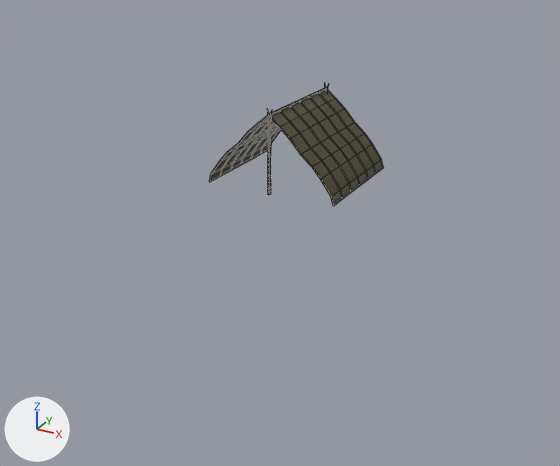
Renders of the FBX model Assets/Assets/FinalAssets/S_Tent_1.fbx from each side of a commit.
Camera for both pictures: a 50 mm camera at (8.72, -12.17, 6.74) aimed at (-0.15, 3.96, -1.33). Arrows for +X, +Y and +Z are at lower left; the lights stay in place. Mesh edges are drawn as thin lines.
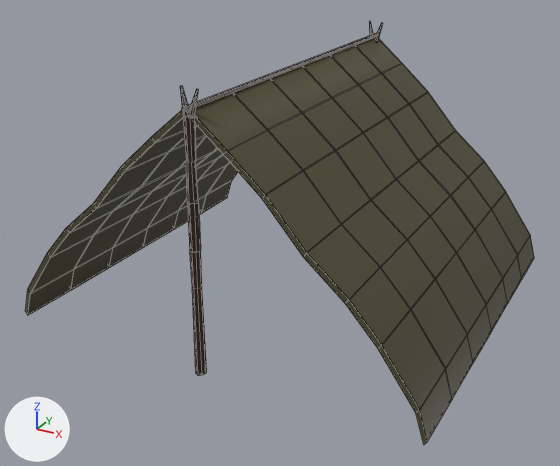
The newer file is also rescaled (x3.088), turned or shifted as a whole; pictures and numbers use the older file's frame.

Pixel boxes (x1, y1, x2, y2) of what changed, in the pictures (560 x 466 px; the box of a moved part takes in the faces that stretch with it):
'Cube.001', reshaped, moved, turned, rescaled: before (209, 83, 384, 206); after (25, 21, 534, 444)
part 1 of me_cube_008, moved or reshaped: before (267, 117, 271, 195); after (183, 116, 207, 376)
part 2 of me_cube_008, moved or reshaped (not visible before): after (187, 89, 198, 118)
part 3 of me_cube_008, moved or reshaped: before (268, 87, 327, 116); after (180, 86, 189, 116)
part 4 of me_cube_008, added: after (182, 34, 376, 112)
part 5 of me_cube_008, moved or reshaped (not visible before): after (375, 23, 382, 41)
part 6 of me_cube_008, moved or reshaped (not visible before): after (369, 21, 373, 36)
part 7 of me_cube_008, moved or reshaped (not visible afterwards): before (209, 116, 281, 182)
part 8 of me_cube_008, moved or reshaped (not visible afterwards): before (271, 89, 384, 206)
part 9 of me_cube_008, added (brown): after (194, 38, 534, 444)
part 10 of me_cube_008, added: after (25, 110, 238, 315)

Patch to the scene script:
```diff
--- a/Assets/Assets/FinalAssets/S_Tent_1.fbx.py
+++ b/Assets/Assets/FinalAssets/S_Tent_1.fbx.py
@@ me_cube_008 @@
 me_cube_008.from_pydata(...)  # 414 vertices, 452 faces; spans x -2.0..6.0, y -1.0..1.0, z -37.0..121.0
 # used by ob_cube_001; location = (-0.03, 4.74, 1.27); rotation_euler = (0.0, -0.785, 0.0), in degrees (0, -45, 0); scale = (-0.324, -1.55, -0.0173)
+# me_cube_008 part 1: the loose piece of 50 vertices spanning x -2.0..3.0, y 1.0, z -29.0..53.0 is scaled about its middle by (0.00222, -0.0951, -0.0234), then moved by (-39.0, -1.0, -12.0)
+# me_cube_008 part 2: the loose piece of 18 vertices spanning x -2.0..-1.0, y 1.0, z -32.0..-25.0 is scaled about its middle by (0, -0.000142, -0.033), then moved by (-36.0, -2.0, 29.0)
+# me_cube_008 part 3: the loose piece of 18 vertices spanning x -2.0, y -1.0..1.0, z -31.0..-29.0 is scaled about its middle by (-5.1, -0.409, 0.00176), then moved by (-37.0, 1.0, 30.0)
+# me_cube_008 part 4: a new loose piece, an 8-sided cylinder along x spanning x -39.43..38.69, y -0.64..0.26, z 0.68..0.72, in mat_material_002 (brown #321906)
+# me_cube_008 part 5: the loose piece of 18 vertices spanning x -2.0..-1.0, y -1.0, z -37.0..-27.0 is scaled about its middle by (0.00482, -5.18, -0.0194), then moved by (39.0, 0.0, 33.0)
+# me_cube_008 part 6: the loose piece of 18 vertices spanning x -2.0..-1.0, y -1.0, z -32.0..-25.0 is multiplied about its middle by the matrix ((0.04, 0.178, 0.004), (0.019, 0.0, -0.182), (-0.178, 0.041, -0.018)), then moved by (39.0, 1.0, 29.0)
+# me_cube_008 part 7: the loose piece of 112 vertices spanning x -2.0..6.0, y -1.0..1.0, z -34.0..-20.0 is multiplied about the mesh origin by the matrix ((0.0, 38.523, 0.0), (-5.705, 0.0, 0.304), (-0.22, 0.0, -0.012))
+# me_cube_008 part 8: the loose piece of 112 vertices spanning x -2.0..-1.0, y -1.0..1.0, z -29.0..121.0 is multiplied about the mesh origin by the matrix ((0.0, 38.523, 0.0), (-5.705, 0.0, 0.304), (-0.22, 0.0, -0.012))
+# me_cube_008 part 9: the loose piece of 112 vertices spanning x -2.0..6.0, y -1.0..1.0, z -34.0..-20.0 is copied, and the copy is multiplied about the mesh origin by the matrix ((0.0, 38.527, 0.0), (-5.706, 0.0, 0.304), (-0.22, 0.0, -0.013)); it spans x -38.0..39.0, y -43.0..0.0, z -1.0..1.0
+# me_cube_008 part 10: the loose piece of 112 vertices spanning x -2.0..6.0, y -1.0..1.0, z -34.0..-20.0 is copied, and the copy is multiplied about the mesh origin by the matrix ((0.0, -38.527, 0.0), (5.706, 0.0, -0.304), (-0.22, 0.0, -0.013)); it spans x -38.0..39.0, y 0.0..44.0, z -1.0..1.0
 me_cube_008.materials.append(mat_material_001)
@@ ob_cube_001 @@
 ob_cube_001 = bpy.data.objects.new('Cube.001', me_cube_008)
-ob_cube_001.location = (-0.03, 4.74, 1.27)
-ob_cube_001.rotation_euler = (0.0, -0.785, 0.0)  # degrees (0, -45, 0)
-ob_cube_001.scale = (-0.324, -1.55, -0.0173)
+ob_cube_001.location = (-0.03, 4.74, 0.63)
+ob_cube_001.rotation_euler = (0.0, 0.0, 1.571)  # degrees (0, 0, 90)
+ob_cube_001.scale = (0.124, 0.124, 3.22)
```
